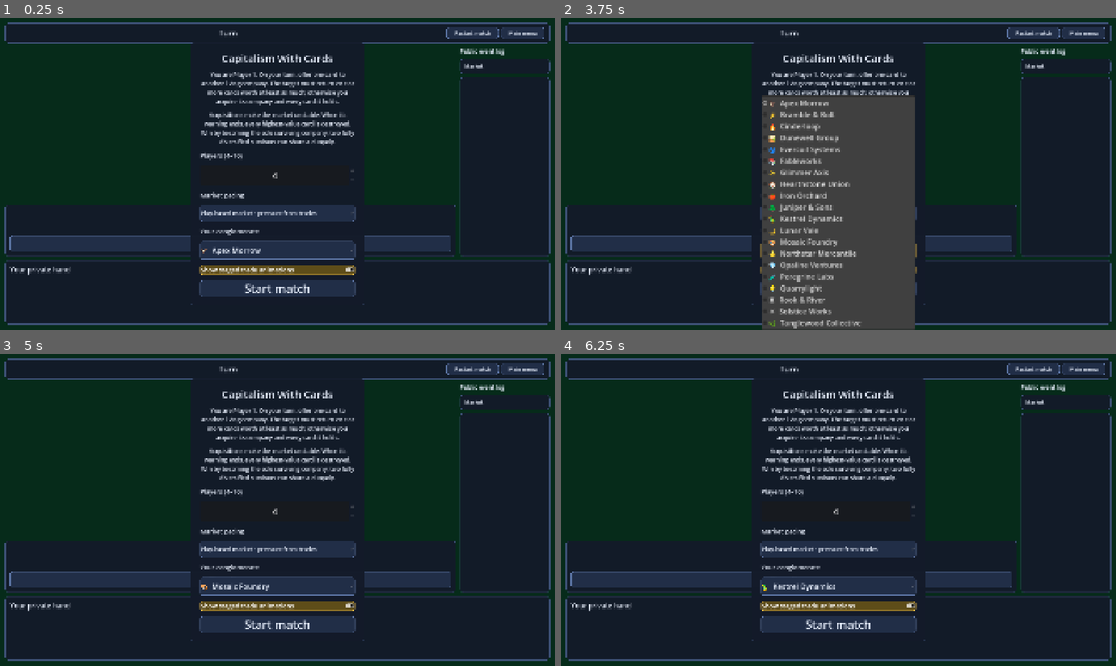
Above: before the commit, frames 1-4 (two rows, left to right).
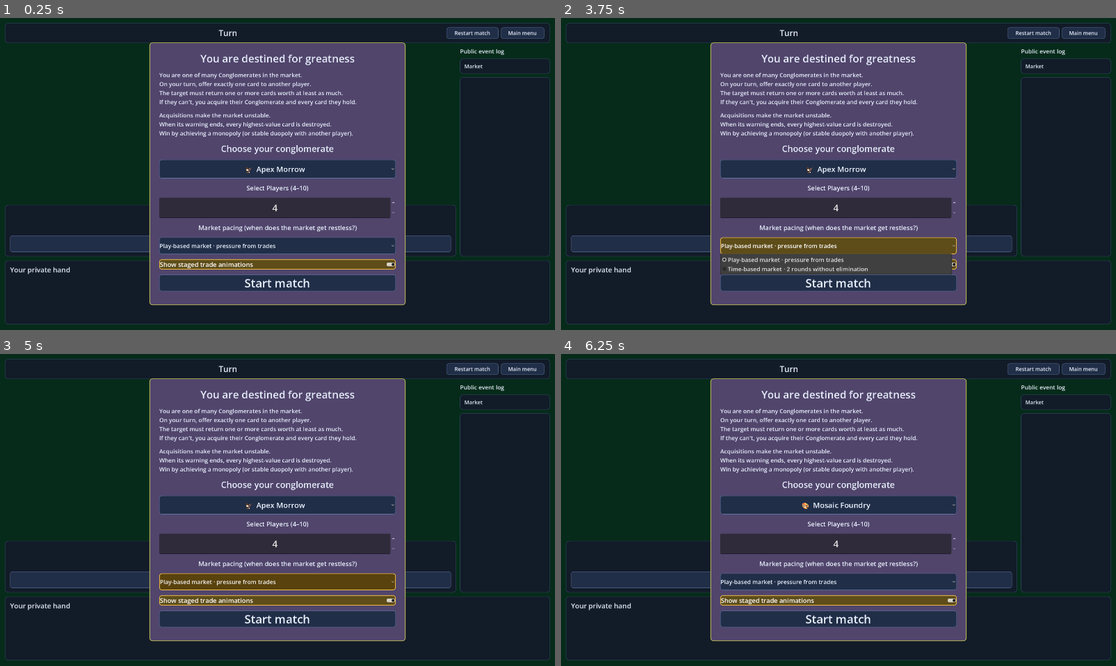
Above: after the commit, the same moments.

Repository: prelios/capitalism
Game: Godot game, scene res://game_controller.tscn
The game is run twice, just before and just after one commit, with the same random seed, the same clock (stepped at 60 frames per second) and the same inputs.
Inputs:
- Up to frame 1 (0.25 s): no input
- Up to frame 2 (3.75 s): click "🦅 Apex Morrow" at 0.5 s; click "Restart match" at 1.25 s; click "Restart match" at 2 s; click "Restart match" at 2.75 s; click "Confirm" at 3.5 s
- Up to frame 3 (5 s): click "Confirm" at 4.25 s
- Up to frame 4 (6.25 s): click "🎨 Mosaic Foundry" (after the commit: "🦅 Apex Morrow") at 5 s; click "Play-based market · pressure …" at 5.75 s

The runs differ from the first frame. In frame 1, 38% of the frame differs, in the area x 0-100%, y 1-99%; in frame 2, 41%, in the area x 0-100%, y 1-100%; in frame 3, 40%; in frame 4, 38%.

Commit message:
Minor UI tweaks

Diff:
--- a/godot/project.godot
+++ b/godot/project.godot
@@ -15,7 +15,7 @@
 [application]
 
 config/name="Capitalism With Cards"
-config/version="0.0.3"
+config/version="0.1.0"
 run/main_scene="uid://c21f2bck4tf7n"
 config/features=PackedStringArray("4.7", "Mobile")
 config/icon="res://icon.svg"
@@ -24,9 +24,9 @@
 
 window/size/viewport_width=1920
 window/size/viewport_height=1080
-window/size/window_width_override=1920
-window/size/window_height_override=1080
-window/stretch/mode="canvas_items"
+window/size/window_width_override=2845
+window/size/window_height_override=1600
+window/stretch/mode="viewport"
 window/stretch/aspect="expand"
 
 [rendering]
--- a/godot/ui/game_table.tscn
+++ b/godot/ui/game_table.tscn
@@ -5,6 +5,18 @@
 [ext_resource type="Script" uid="uid://s1eqvopumpli" path="res://ui/trade_arena.gd" id="3_arena"]
 
 [sub_resource type="StyleBoxEmpty" id="StyleBoxEmpty_v8b5v"]
+
+[sub_resource type="StyleBoxFlat" id="StyleBoxFlat_i1fhm"]
+bg_color = Color(0.31764707, 0.27058825, 0.42352942, 1)
+border_width_left = 2
+border_width_top = 2
+border_width_right = 2
+border_width_bottom = 2
+border_color = Color(0.8, 0.8, 0.33333334, 1)
+corner_radius_top_left = 10
+corner_radius_top_right = 10
+corner_radius_bottom_right = 10
+corner_radius_bottom_left = 10
 
 [node name="GameTable" type="Control" unique_id=1331214142]
 layout_mode = 3
@@ -277,12 +289,13 @@
 anchor_top = 0.5
 anchor_right = 0.5
 anchor_bottom = 0.5
-offset_left = -300.0
-offset_top = -440.0
-offset_right = 300.0
-offset_bottom = 440.0
-grow_horizontal = 2
-grow_vertical = 2
+offset_left = -442.0
+offset_top = -453.5
+offset_right = 442.0
+offset_bottom = 453.5
+grow_horizontal = 2
+grow_vertical = 2
+theme_override_styles/panel = SubResource("StyleBoxFlat_i1fhm")
 
 [node name="Margin" type="MarginContainer" parent="MainMenu/Panel" unique_id=112649593]
 layout_mode = 2
@@ -298,27 +311,43 @@
 [node name="Title" type="Label" parent="MainMenu/Panel/Margin/Content" unique_id=1399973292]
 layout_mode = 2
 theme_override_font_sizes/font_size = 36
-text = "Capitalism With Cards"
+text = "You are destined for greatness"
 horizontal_alignment = 1
 
 [node name="Description" type="Label" parent="MainMenu/Panel/Margin/Content" unique_id=1001143794]
 layout_mode = 2
 theme_override_font_sizes/font_size = 20
-text = "You are Player 1. On your turn, offer one card to another living company. The target must return one or more cards worth at least as much; otherwise you acquire its company and every card it holds."
-horizontal_alignment = 1
+text = "You are one of many Conglomerates in the market.
+On your turn, offer exactly one card to another player.
+The target must return one or more cards worth at least as much.
+If they can't, you acquire their Conglomerate and every card they hold."
 autowrap_mode = 2
 
 [node name="Rules" type="Label" parent="MainMenu/Panel/Margin/Content" unique_id=420599039]
 layout_mode = 2
 theme_override_font_sizes/font_size = 20
-text = "Acquisitions make the market unstable. When its warning ends, every highest-value card is destroyed. Win by becoming the sole surviving company; two fully diversified survivors can share a duopoly."
-horizontal_alignment = 1
+text = "Acquisitions make the market unstable.
+When its warning ends, every highest-value card is destroyed.
+Win by achieving a monopoly (or stable duopoly with another player)."
 autowrap_mode = 2
 
+[node name="ConglomerateLabel" type="Label" parent="MainMenu/Panel/Margin/Content" unique_id=833540873]
+layout_mode = 2
+theme_override_font_sizes/font_size = 30
+text = "Choose your conglomerate"
+horizontal_alignment = 1
+
+[node name="ConglomerateName" type="OptionButton" parent="MainMenu/Panel/Margin/Content" unique_id=385711845]
+custom_minimum_size = Vector2(0, 64)
+layout_mode = 2
+theme_override_font_sizes/font_size = 26
+alignment = 1
+
 [node name="PlayerCountLabel" type="Label" parent="MainMenu/Panel/Margin/Content" unique_id=1164335130]
 layout_mode = 2
 theme_override_font_sizes/font_size = 22
-text = "Players (4–10)"
+text = "Select Players (4–10)"
+horizontal_alignment = 1
 
 [node name="PlayerCount" type="SpinBox" parent="MainMenu/Panel/Margin/Content" unique_id=625735122]
 custom_minimum_size = Vector2(0, 70)
@@ -331,21 +360,12 @@
 [node name="MarketPolicyLabel" type="Label" parent="MainMenu/Panel/Margin/Content" unique_id=839924742]
 layout_mode = 2
 theme_override_font_sizes/font_size = 22
-text = "Market pacing"
+text = "Market pacing (when does the market get restless?)"
+horizontal_alignment = 1
 
 [node name="MarketPolicy" type="OptionButton" parent="MainMenu/Panel/Margin/Content" unique_id=277002811]
 custom_minimum_size = Vector2(0, 58)
 layout_mode = 2
-
-[node name="ConglomerateLabel" type="Label" parent="MainMenu/Panel/Margin/Content" unique_id=833540873]
-layout_mode = 2
-theme_override_font_sizes/font_size = 22
-text = "Your conglomerate"
-
-[node name="ConglomerateName" type="OptionButton" parent="MainMenu/Panel/Margin/Content" unique_id=385711845]
-custom_minimum_size = Vector2(0, 64)
-layout_mode = 2
-theme_override_font_sizes/font_size = 26
 
 [node name="AIPacing" type="CheckButton" parent="MainMenu/Panel/Margin/Content" unique_id=955150177]
 layout_mode = 2
Not shown: 1 places in godot/game_controller.tscn that only renumber resources
